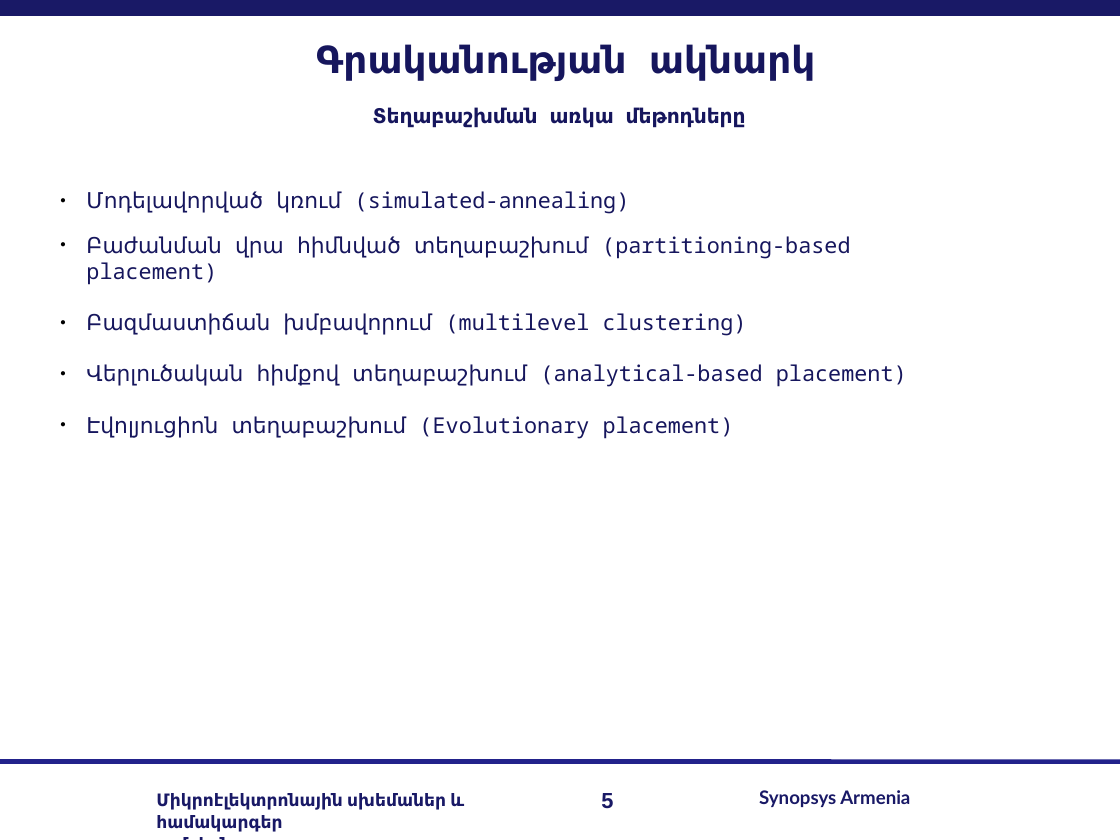
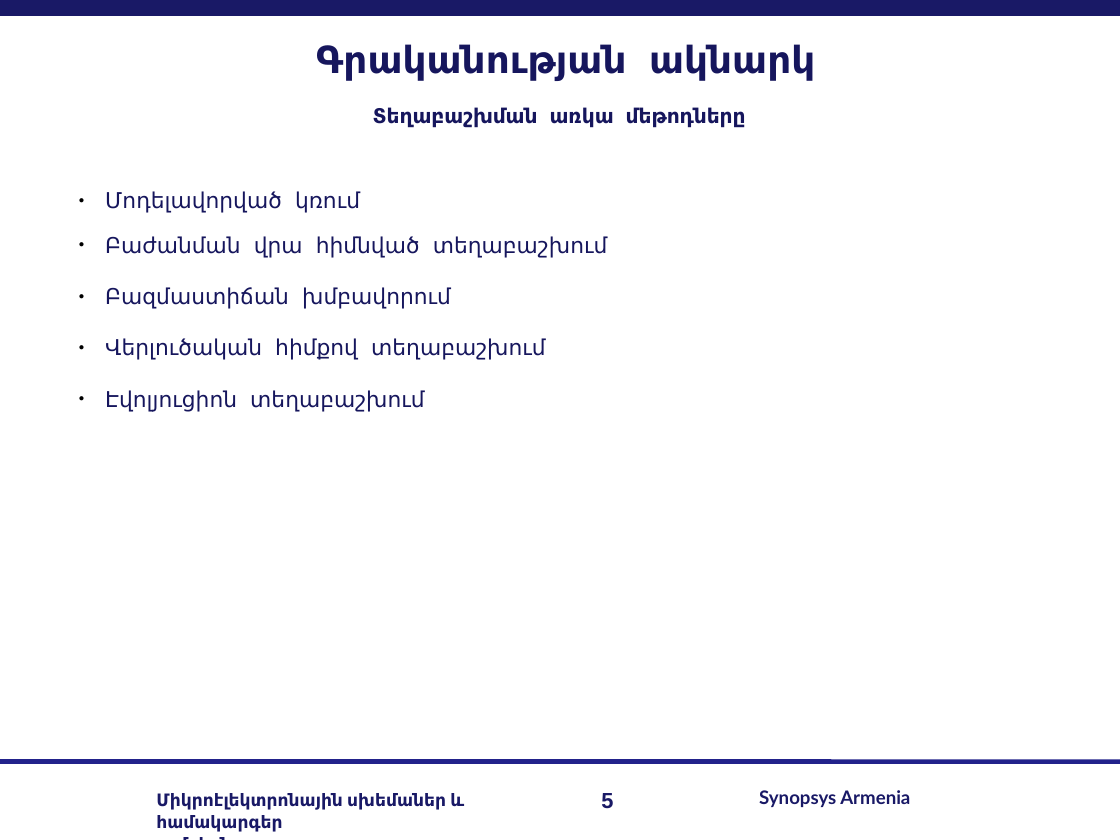
Before and after one commit to lomikist/diploma, a slide deck: slide 5 of reserches/հիմնական/Arman Sargsyan.odp. Drawn at 1120x840 pixels with LibreOffice and Linux fonts; fonts in the diff are those of the drawing; background and template pictures are left out. Boxes give left, top, right and bottom in pixels: in the first picture for what was removed or moved away, otherwise in the second. Text is boxed around its words. In the diff, an @@ line names an element or a change of style, - is before the commit and + after.

```diff
--- a/reserches/հիմնական/Arman Sargsyan.odp
+++ b/reserches/հիմնական/Arman Sargsyan.odp
@@ text at [105, 191, 608, 412]: text changed @@
-● Մոդելավորված կռում (simulated-annealing)
-● Բաժանման վրա հիմնված տեղաբաշխում (partitioning-based placement)
-● Բազմաստիճան խմբավորում (multilevel clustering)
-● Վերլուծական հիմքով տեղաբաշխում (analytical-based placement)
-● Էվոլյուցիոն տեղաբաշխում (Evolutionary placement)
+● Մոդելավորված կռում
+● Բաժանման վրա հիմնված տեղաբաշխում
+● Բազմաստիճան խմբավորում
+● Վերլուծական հիմքով տեղաբաշխում
+● Էվոլյուցիոն տեղաբաշխում
```
Also in this commit, not shown: 8 other slides changed, 1 slide added, 1 slide removed, 4 other files.
